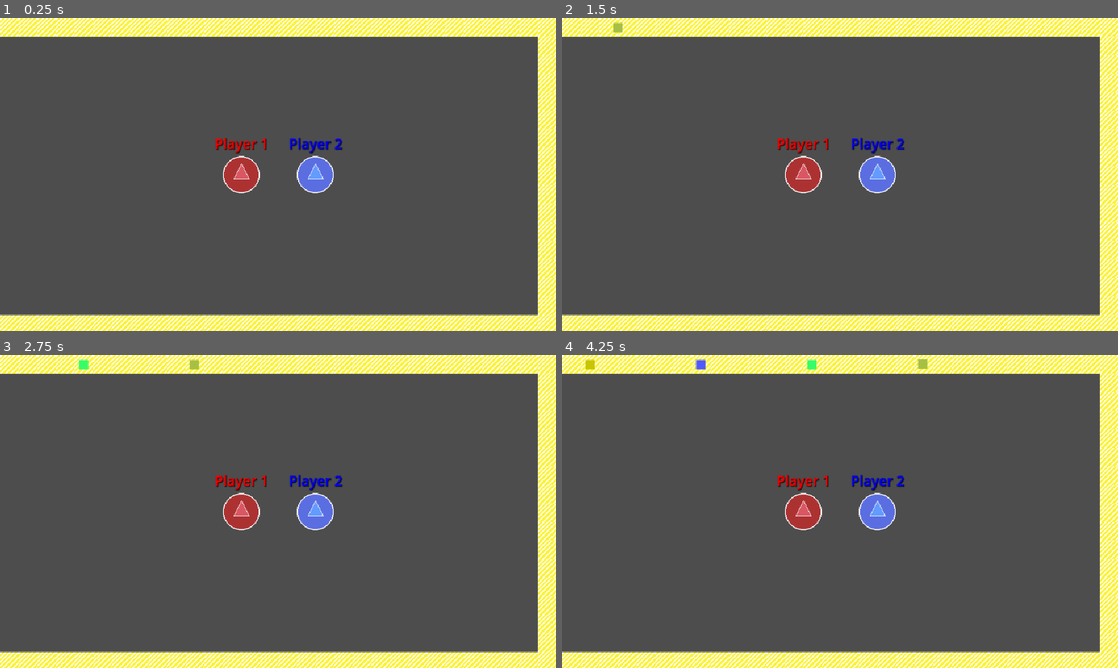
Above: before the commit, frames 1-4 (two rows, left to right).
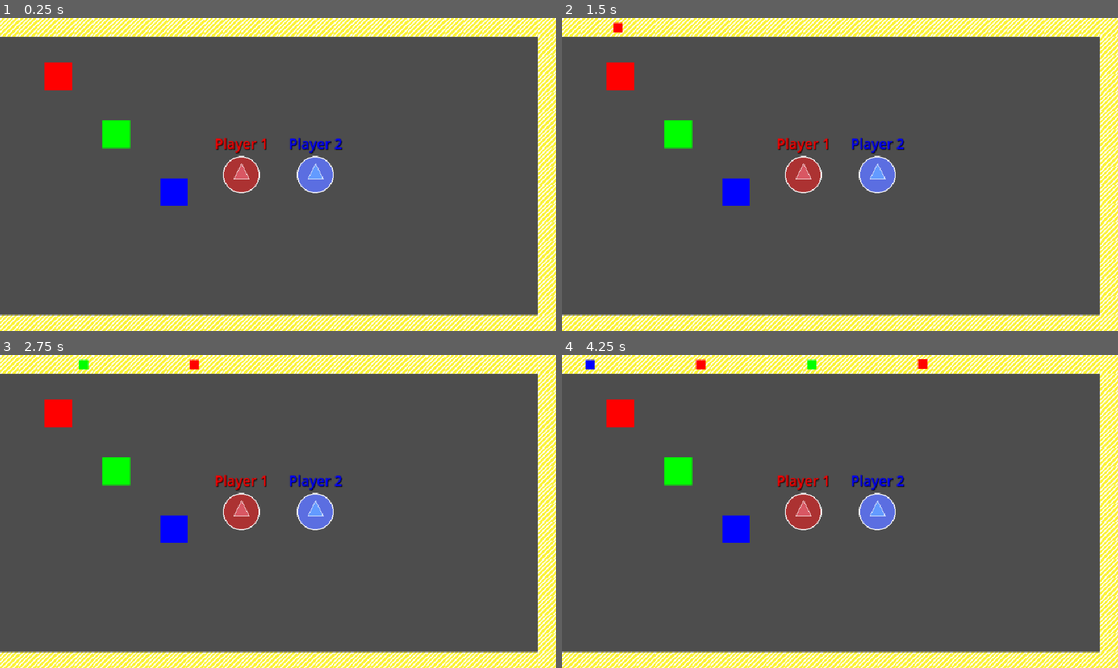
Above: after the commit, the same moments.

Repository: S2009-dev/animated-couscous
Game: Godot game, scene res://objects/scenes/main.tscn
The game is run twice, just before and just after one commit, with the same random seed, the same clock (stepped at 60 frames per second) and the same inputs. The engine's default icon, where the game draws it, is replaced by a stand-in: a white triangle on a blue panel in a dark square.
Inputs:
- Up to frame 1 (0.25 s): no input
- Up to frame 2 (1.5 s): tap Enter at 0.5 s; tap Space at 1.25 s
- Up to frame 3 (2.75 s): no input
- Up to frame 4 (4.25 s): no input

The runs differ from the first frame. In frame 1, 1.3% of the frame differs, in the area x 8-34%, y 14-60%; in frame 2, 1.4%; in frame 3, 1.5%; in frame 4, 1.6%, in the area x 4-66%, y 1-60%.

Commit message:
feat(players): throw items (#14)
* feat: :sparkles: add bin scene and script

* test: :construction: instanciate bin in world

* feat: :sparkles: change bin color when item is thrown

* refactor(environment): :recycle: use unique names and add a unique ID to each item and path in conveyor_controller script

* fix(players): :bug: change player2_interact key to SPACE

* feat: :sparkles: create an item class

* fix: :ambulance: change unique identifiers to UUID for items and path_follows

* feat: :sparkles: update interaction system

* feat: :sparkles: add item and bin types

Diff:
--- /dev/null
+++ b/objects/entities/bin.tscn
@@ -0,0 +1,26 @@
+[gd_scene load_steps=3 format=3 uid="uid://bepv0pf4m1sxm"]
+
+[ext_resource type="Script" uid="uid://dk7b1dteua6c4" path="res://scripts/entities/bin.gd" id="1_2h5y0"]
+
+[sub_resource type="RectangleShape2D" id="RectangleShape2D_1sl4j"]
+size = Vector2(48, 48)
+
+[node name="Bin" type="Area2D" groups=["bins"]]
+collision_layer = 2
+script = ExtResource("1_2h5y0")
+
+[node name="ColorRect" type="ColorRect" parent="."]
+anchors_preset = 8
+anchor_left = 0.5
+anchor_top = 0.5
+anchor_right = 0.5
+anchor_bottom = 0.5
+offset_left = -24.0
+offset_top = -24.0
+offset_right = 24.0
+offset_bottom = 24.0
+grow_horizontal = 2
+grow_vertical = 2
+
+[node name="CollisionShape2D" type="CollisionShape2D" parent="."]
+shape = SubResource("RectangleShape2D_1sl4j")
--- a/objects/entities/conveyor.tscn
+++ b/objects/entities/conveyor.tscn
@@ -58,9 +58,11 @@
 metadata/_edit_group_ = true
 
 [node name="Path2D" type="Path2D" parent="."]
+unique_name_in_owner = true
 curve = SubResource("Curve2D_dhl20")
 
 [node name="Items" type="Node2D" parent="."]
+unique_name_in_owner = true
 
 [node name="ItemSpawnInterval" type="Timer" parent="."]
 autostart = true
--- a/objects/entities/item.tscn
+++ b/objects/entities/item.tscn
@@ -1,11 +1,12 @@
 [gd_scene load_steps=3 format=3 uid="uid://d3u8fsnyvm5r2"]
 
-[ext_resource type="Script" path="res://scripts/entities/item.gd" id="1_lh0ja"]
+[ext_resource type="Script" uid="uid://hrohb5cgxbju" path="res://scripts/entities/item.gd" id="1_lh0ja"]
 
 [sub_resource type="RectangleShape2D" id="RectangleShape2D_ar2hn"]
 size = Vector2(16, 16)
 
 [node name="Item" type="Area2D" groups=["items"]]
+collision_layer = 2
 script = ExtResource("1_lh0ja")
 
 [node name="ColorRect" type="ColorRect" parent="."]
--- a/objects/entities/player.tscn
+++ b/objects/entities/player.tscn
@@ -1,9 +1,12 @@
-[gd_scene load_steps=3 format=3 uid="uid://yi03qgjo3ayc"]
+[gd_scene load_steps=4 format=3 uid="uid://yi03qgjo3ayc"]
 
 [ext_resource type="Script" uid="uid://dqktip8uypp61" path="res://scripts/entities/player_controller.gd" id="1_r5shn"]
 
 [sub_resource type="CircleShape2D" id="CircleShape2D_3spw0"]
-radius = 32.1403
+radius = 32.0
+
+[sub_resource type="CircleShape2D" id="CircleShape2D_r5shn"]
+radius = 64.0
 
 [node name="Player" type="CharacterBody2D"]
 motion_mode = 1
@@ -34,3 +37,13 @@
 text = "Player"
 horizontal_alignment = 1
 vertical_alignment = 1
+
+[node name="InteractionRange" type="Area2D" parent="."]
+unique_name_in_owner = true
+collision_mask = 2
+
+[node name="CollisionShape2D" type="CollisionShape2D" parent="InteractionRange"]
+shape = SubResource("CircleShape2D_r5shn")
+
+[connection signal="area_entered" from="InteractionRange" to="." method="_on_interaction_range_area_entered"]
+[connection signal="area_exited" from="InteractionRange" to="." method="_on_interaction_range_area_exited"]
--- a/objects/scenes/main.tscn
+++ b/objects/scenes/main.tscn
@@ -1,10 +1,11 @@
-[gd_scene load_steps=8 format=3 uid="uid://b6khkw216qi8f"]
+[gd_scene load_steps=9 format=3 uid="uid://b6khkw216qi8f"]
 
 [ext_resource type="Script" uid="uid://c1rrds461xdgh" path="res://scripts/scenes/main.gd" id="1_l21g3"]
 [ext_resource type="PackedScene" uid="uid://yi03qgjo3ayc" path="res://objects/entities/player.tscn" id="2_vn3je"]
 [ext_resource type="PackedScene" uid="uid://dhqxr0whi4kf2" path="res://objects/entities/conveyor.tscn" id="3_vn3je"]
 [ext_resource type="Script" uid="uid://dqrlsqsc233yg" path="res://scripts/scenes/camera_controller.gd" id="4_1mux5"]
 [ext_resource type="Shader" uid="uid://dwq7aopgdg2ss" path="res://assets/shaders/split_screen.gdshader" id="5_71dq4"]
+[ext_resource type="PackedScene" uid="uid://bepv0pf4m1sxm" path="res://objects/entities/bin.tscn" id="5_r7cts"]
 [ext_resource type="Texture2D" uid="uid://d0fx0xonytd07" path="res://icon.svg" id="6_oll44"]
 
 [sub_resource type="ShaderMaterial" id="ShaderMaterial_oll44"]
@@ -48,6 +49,17 @@
 
 [node name="Conveyor" parent="Cameras/ViewportContainer1/Viewport1" instance=ExtResource("3_vn3je")]
 
+[node name="Bin" parent="Cameras/ViewportContainer1/Viewport1" instance=ExtResource("5_r7cts")]
+position = Vector2(100, 100)
+
+[node name="Bin2" parent="Cameras/ViewportContainer1/Viewport1" instance=ExtResource("5_r7cts")]
+position = Vector2(200, 200)
+type = 1
+
+[node name="Bin3" parent="Cameras/ViewportContainer1/Viewport1" instance=ExtResource("5_r7cts")]
+position = Vector2(300, 300)
+type = 2
+
 [node name="Players" type="Node2D" parent="Cameras/ViewportContainer1/Viewport1"]
 unique_name_in_owner = true
 
--- a/project.godot
+++ b/project.godot
@@ -25,6 +25,7 @@
 
 items=""
 items_path=""
+bins=""
 
 [input]
 
@@ -75,7 +76,7 @@
 }
 player2_interact={
 "deadzone": 0.2,
-"events": [Object(InputEventKey,"resource_local_to_scene":fa …(140 unchanged characters)… d":false,"keycode":0,"physical_keycode":4194438,"key_label":0,"unicode":48,"location":0,"echo":false,"script":null)
+"events": [Object(InputEventKey,"resource_local_to_scene":fa …(140 unchanged characters)… d":false,"keycode":0,"physical_keycode":32,"key_label":0,"unicode":32,"location":0,"echo":false,"script":null)
 ]
 }
 
--- /dev/null
+++ b/scripts/entities/bin.gd
@@ -0,0 +1,11 @@
+class_name Bin
+extends Area2D
+
+@export_range(0, 2) var type: int = 0
+
+func _ready() -> void:
+	var colors = [Color(1, 0, 0, 1), Color(0, 1, 0, 1), Color(0, 0, 1, 1)]
+	$ColorRect.modulate = colors[type]
+
+func throw_item(item: Color) -> void:
+	$ColorRect.modulate = item
--- a/scripts/entities/conveyor_controller.gd
+++ b/scripts/entities/conveyor_controller.gd
@@ -3,26 +3,46 @@
 @export var item_object: PackedScene # Items scene
 @export var speed: int = 8
 
+@onready var paths: Path2D = %Path2D
+@onready var items: Node2D = %Items
+
 func _process(delta: float) -> void:
-    for i in range($Items.get_child_count()):
-        var item = $Items.get_child(i)
-        var path_follow = $Path2D.get_child(i)
+	for item in items.get_children():
+		var id = item.name.get_slice("_", 1)
+		var path_follow = paths.get_node("PathFollow_" + str(id))
 
-        path_follow.progress_ratio += delta * speed / 100
-        item.position = path_follow.position
+		path_follow.progress_ratio += delta * speed / 100
+		item.position = path_follow.position
 
-        if path_follow.progress_ratio >= 1:
-            item.queue_free()
-            path_follow.queue_free()
+		if path_follow.progress_ratio >= 1:
+			await item.remove()
 
 
 func _on_item_spawn_interval_timeout() -> void:
-    var item = item_object.instantiate()
-    var path_follow = PathFollow2D.new()
+	var item = item_object.instantiate()
+	var path_follow = PathFollow2D.new()
+	var id = generate_uuid()
 
-    item.position = path_follow.position
-    path_follow.loop = false
-    path_follow.add_to_group("items_path")
+	item.name = "Item_" + str(id)
+	item.type = randi() % 3
+	item.position = path_follow.position
 
-    $Items.add_child(item)
-    $Path2D.add_child(path_follow)
+	path_follow.name = "PathFollow_" + str(id)
+	path_follow.loop = false
+	path_follow.add_to_group("items_path")
+
+	items.add_child(item)
+	paths.add_child(path_follow)
+
+func generate_uuid() -> String:
+	var characters = "0123456789abcdef"
+	var uuid = ""
+
+	for i in range(36):
+		if i == 8 or i == 13 or i == 18 or i == 23:
+			uuid += "-"
+		else:
+			var random_index = randi() % characters.length()
+			uuid += characters[random_index]
+
+	return uuid
--- a/scripts/entities/item.gd
+++ b/scripts/entities/item.gd
@@ -1,5 +1,18 @@
+class_name Item
 extends Area2D
 
-# Debugging
+@export_range(0, 2) var type: int = 0
+
 func _ready() -> void:
-	$ColorRect.modulate = Color(randf_range(0, 1), randf_range(0, 1), randf_range(0, 1), 1)
+	var colors = [Color(1, 0, 0, 1), Color(0, 1, 0, 1), Color(0, 0, 1, 1)]
+	$ColorRect.modulate = colors[type]
+
+func remove() -> void:
+	var id = name.get_slice("_", 1)
+
+	for path in get_tree().get_nodes_in_group("items_path"):
+		if path.name.get_slice("_", 1) == id:
+			path.queue_free()
+			break
+
+	queue_free()
--- a/scripts/entities/player_controller.gd
+++ b/scripts/entities/player_controller.gd
@@ -2,13 +2,15 @@
 
 @export_range(1, 2) var id: int = 1 # ID (only 1 or 2)
 @export var speed: float = 400 # Walking Speed (px/s)
-@export var interaction_range: float = 64 # Range of interaction (px)
 
 @onready var sprite: Sprite2D = %Sprite2D
 @onready var label: Label = %Label
+@onready var interaction_range: Area2D = %InteractionRange
 
 var screen_size: Vector2
 var player_name: String # Used for sprite loading and input actions
+var collision_body: Area2D
+var stored_item: Color
 
 func _ready() -> void:
 	screen_size = get_viewport_rect().size
@@ -44,13 +46,18 @@
 	position = position.clamp(Vector2.ZERO, screen_size)
 
 func interact() -> void:
-	var items = get_tree().get_nodes_in_group("items")
+	if !stored_item:
+		if collision_body and collision_body.is_in_group("items"):
+			stored_item = collision_body.get_node("ColorRect").modulate
+			collision_body.remove()
+	else:
+		if collision_body and collision_body.is_in_group("bins"):
+			collision_body.throw_item(stored_item)
+			stored_item = Color()
 
-	for i in range(0, items.size()):
-		var item = items[i]
-		var distance = position.distance_to(item.position)
+# The area is checking only for layer 2, used for items and bin
+func _on_interaction_range_area_entered(area: Area2D) -> void:
+	collision_body = area
 
-		if distance < interaction_range:
-			item.queue_free()
-			get_tree().get_nodes_in_group("items_path")[i].queue_free()
-			break
+func _on_interaction_range_area_exited(_area: Area2D) -> void:
+	collision_body = null
Not shown, added: scripts/entities/bin.gd.uid
